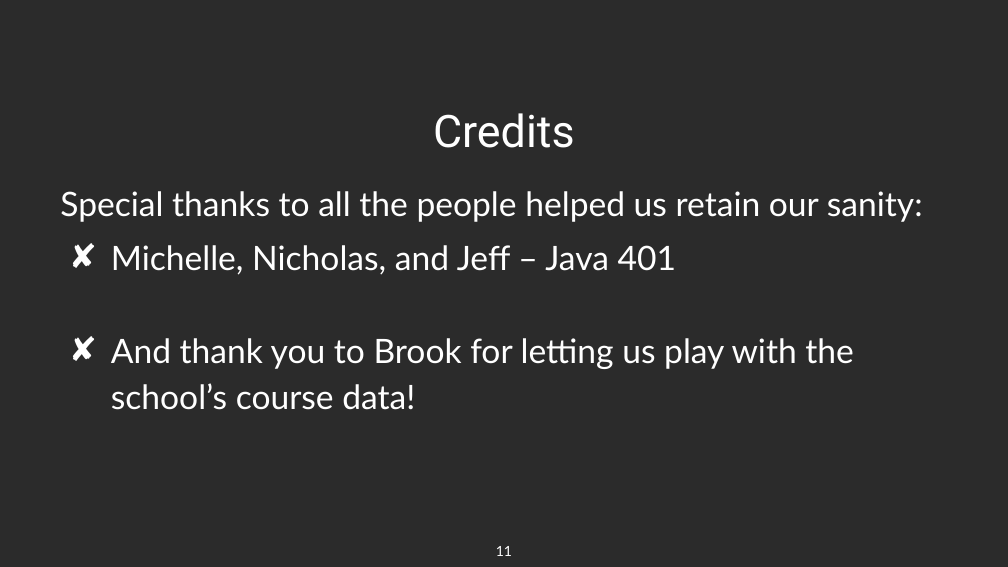
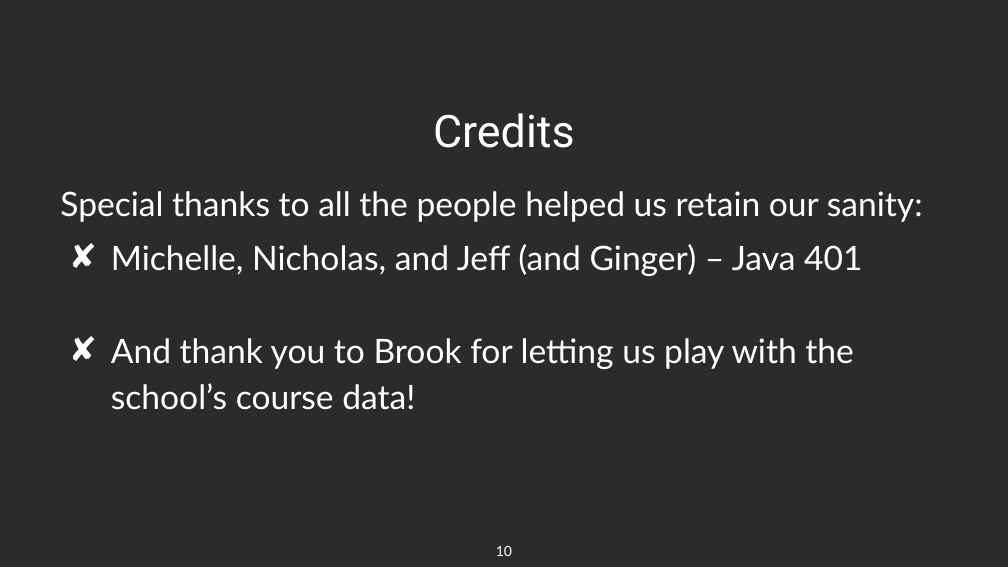
Before and after one commit to FloatingJava/code-fellows-schedule-app, a slide deck: slide 10 of course-planner-presentation.pptx (slide 11 before the commit). Drawn at 1008x567 pixels with LibreOffice and Linux fonts; fonts in the diff are those of the drawing; background and template pictures are left out; a plain dark background stands for a picture behind light text. Boxes give left, top, right and bottom in pixels: in the first picture for what was removed or moved away, otherwise in the second. Text is boxed around its words. In the diff, an @@ line names an element or a change of style, - is before the commit and + after.

Commit message:
presentation slides complete (#36)

```diff
--- a/course-planner-presentation.pptx
+++ b/course-planner-presentation.pptx
@@ text at (111, 244, 862, 276): text changed @@
-✘ Michelle, Nicholas, and Jeff – Java 401
+✘ Michelle, Nicholas, and Jeff (and Ginger) – Java 401
@@ page number at (496, 546, 512, 556): text changed @@
-11
+10
```
Also in this commit, not shown: 5 other slides changed, 1 slide removed.
